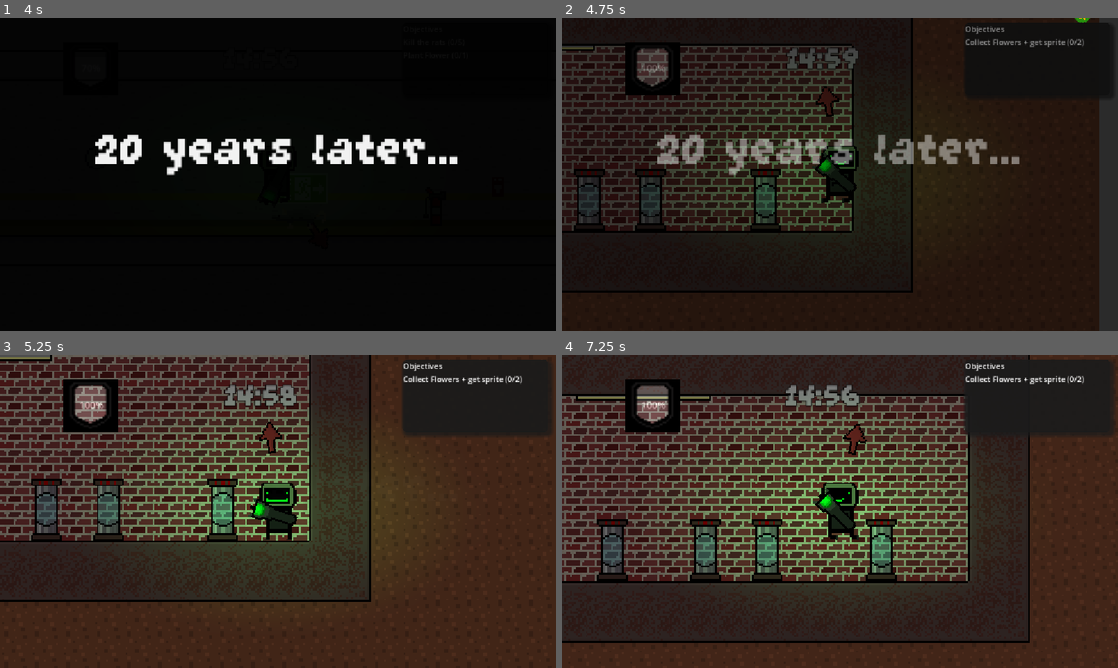
Above: before the commit, frames 1-4 (two rows, left to right).
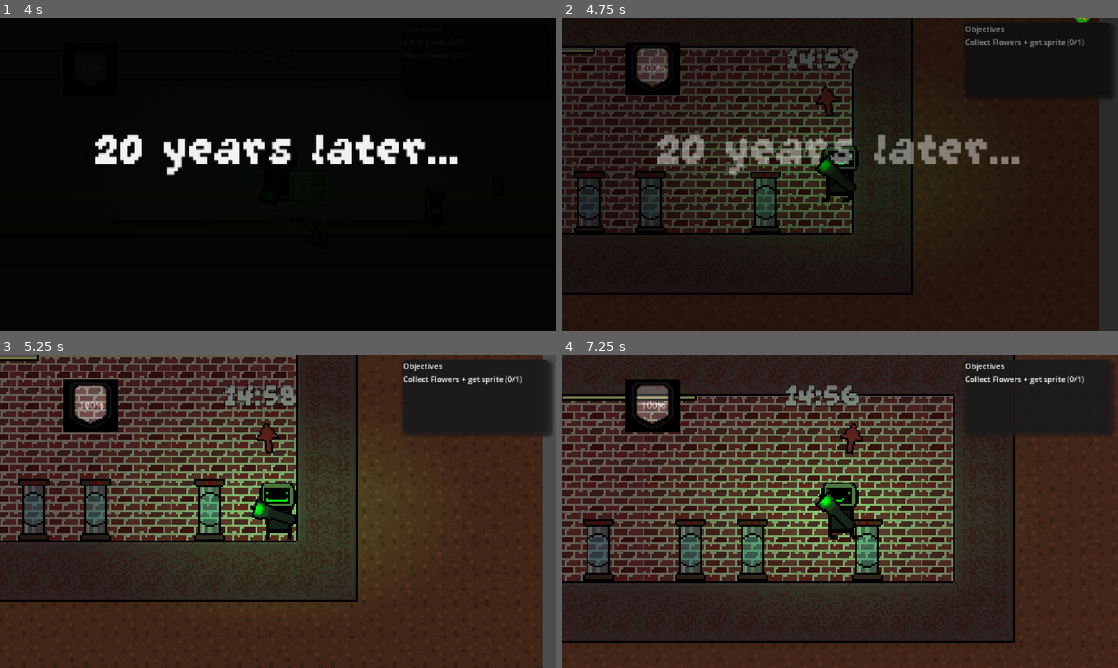
Above: after the commit, the same moments.

Repository: Milo-Griffiths/GameJam-Time
Game: Godot game, scene res://scenes/main.tscn
The game is run twice, just before and just after one commit, with the same random seed, the same clock (stepped at 60 frames per second) and the same inputs.
Inputs (mouse positions are in pixels of both pictures, inside the frame that each line leads up to):
- Up to frame 1 (4 s): click "Play" at 0.5 s; tap Enter at 1.25 s; move the mouse to (400, 158) at 1.27 s; hold E (Interact) 1.28-2.03 s; hold Right (right) 1.28-2.78 s; tap Up (up) at 1.52, 2.27, 3.77 s; move the mouse to (166, 190) at 2.02 s; click (166, 190) at 2.1 s; move the mouse to (333, 105) at 2.77 s; hold A (left) 2.78-3.53 s; tap T at 2.85 s; move the mouse to (250, 237) at 3.52 s; hold Right (right) from 3.53 s (still down); tap E (Interact) at 3.6 s
- Up to frame 2 (4.75 s): keep holding Right (right); move the mouse to (834, 171) at 4.27 s; press the mouse at (834, 171) at 4.28 s; tap Up (up) at 4.52 s
- Up to frame 3 (5.25 s): move the mouse to (111, 464) at 5.02 s; release Right (right) at 5.03 s; release the mouse at (111, 464) at 5.03 s; hold A (left) from 5.03 s (still down); tap T at 5.1 s
- Up to frame 4 (7.25 s): tap Up (up) at 5.27, 6.77 s; move the mouse to (867, 511) at 5.77 s; release A (left) at 5.78 s; hold Right (right) 5.78-6.53 s; hold E (Interact) 5.78-6.53 s; move the mouse to (756, 433) at 6.52 s; hold A (left) from 6.53 s (still down); click (756, 433) at 6.6 s

Frame 1 is identical in both runs. In frame 2, 14% of the frame differs, in the area x 0-94%, y 0-89%; in frame 3, 14%, in the area x 0-100%, y 0-100%; in frame 4, 13%.
Error in both runs: Invalid access to property or key 'global_position' on a base object of type 'null instance'. (res://assets/scripts/interactable.gd:12)

Commit message:
FIN

Diff:
--- a/scenes/levels/Level2.tscn
+++ b/scenes/levels/Level2.tscn
@@ -926,10 +926,11 @@
 z_index = 2
 position = Vector2(1035, 128)
 scale = Vector2(4, 4)
+push_speed = 400
 
 [node name="SceneLoader" type="Node2D" parent="." unique_id=556082692]
 script = ExtResource("1_e5vnl")
-total_objectives = 2
+total_objectives = 1
 
 [node name="StaticBody2D" type="StaticBody2D" parent="." unique_id=125572003 groups=["Objectivenodes"]]
 position = Vector2(1087, -582)
--- a/scenes/levels/Level3.tscn
+++ b/scenes/levels/Level3.tscn
@@ -977,6 +977,7 @@
 
 [node name="SceneLoader" type="Node2D" parent="." unique_id=1501661409]
 script = ExtResource("8_4n27n")
+total_objectives = 1
 
 [node name="Objects-infront" parent="." unique_id=988419828 instance=ExtResource("9_ljeji")]
 tile_map_data = PackedByteArray("AAAFAPL/AQAAAAAAAAAGAPL/AQABAAAAAAD6//L/AQADAAEAAAD7//L/AQAEAAAAAAD8//L/AQAEAAEAAAD5//L/AQABAAIAAAA=")
@@ -1049,3 +1050,4 @@
 [connection signal="interactedwith" from="StaticBody2D2" to="SceneLoader" method="interactedwith"]
 [connection signal="interactingdist" from="StaticBody2D2" to="player" method="_on_static_body_2d_interactingdist"]
 [connection signal="non_interact" from="StaticBody2D2" to="player" method="_on_static_body_2d_non_interact"]
+[connection signal="sceneSwitch" from="stasis" to="SceneLoader" method="loadGameEnd"]
--- a/scripts/Level3Manager.gd
+++ b/scripts/Level3Manager.gd
@@ -5,7 +5,7 @@
 var objectivesdone = 0
 @export
 var total_objectives : int
-var Objectivemessage : String = "Collect "
+var Objectivemessage : String = "Collect 1 item"
 var test : bool = true
 
 func loaddeath():
Not shown, changed: export_presets.cfg
